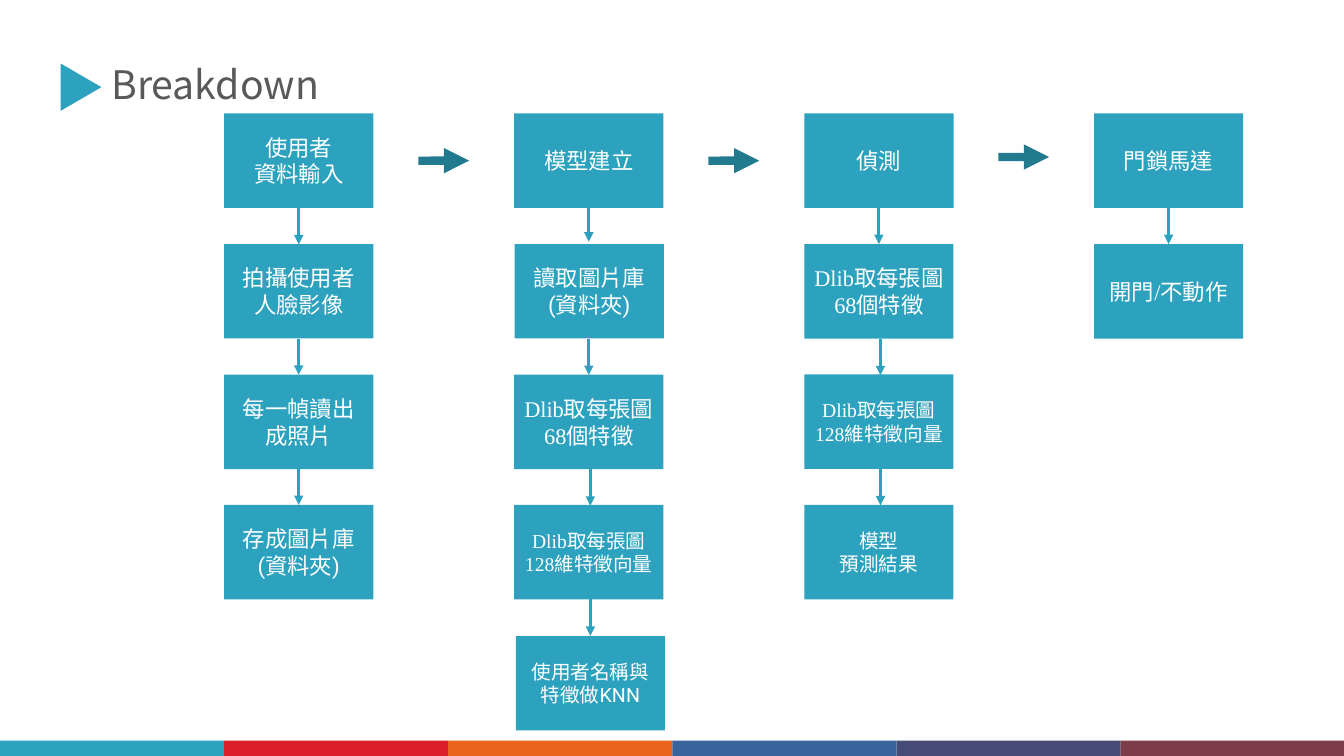
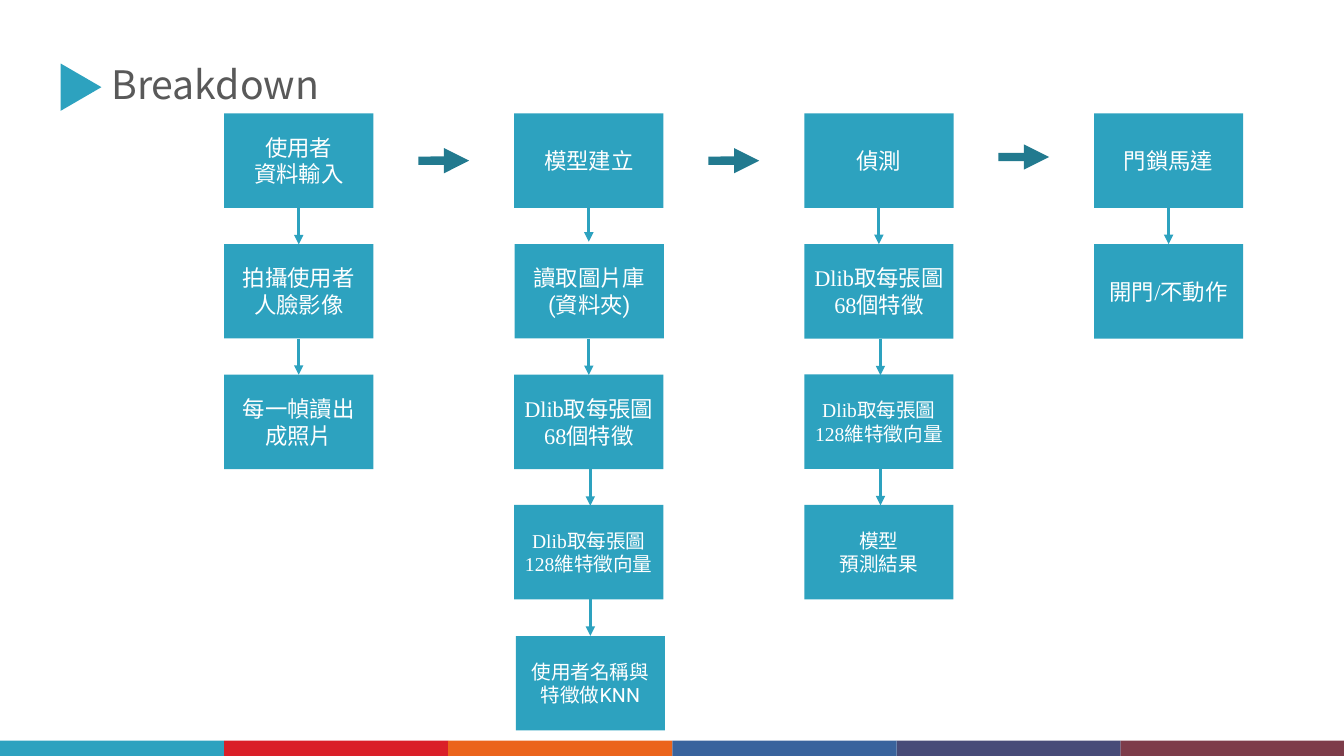
Before and after one commit to JiangXiu01/1091-EmbeddedImageProcessing, a slide deck: slide 6 of 期中報告/1092嵌入式影像_期中報告202105071338.pptx. Drawn at 1344x756 pixels with LibreOffice and Linux fonts; fonts in the diff are those of the drawing. Boxes give left, top, right and bottom in pixels: in the first picture for what was removed or moved away, otherwise in the second. Text is boxed around its words. In the diff, an @@ line names an element or a change of style, - is before the commit and + after.

Commit message:
報告更新

```diff
--- a/期中報告/1092嵌入式影像_期中報告202105071338.pptx
+++ b/期中報告/1092嵌入式影像_期中報告202105071338.pptx
@@ arrow removed from (298, 470) to (298, 505) @@
@@ rectangle removed at [224, 505, 373, 600] @@
-存成圖片庫
-(資料夾)
```
